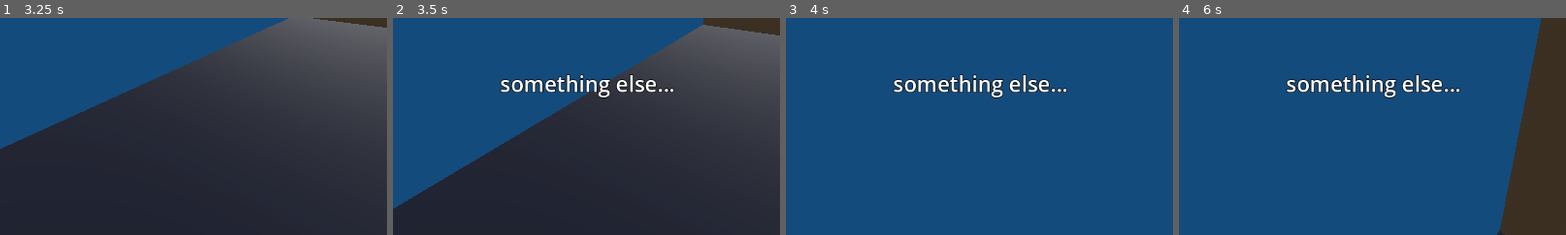
Above: before the commit, frames 1-4 (left to right).
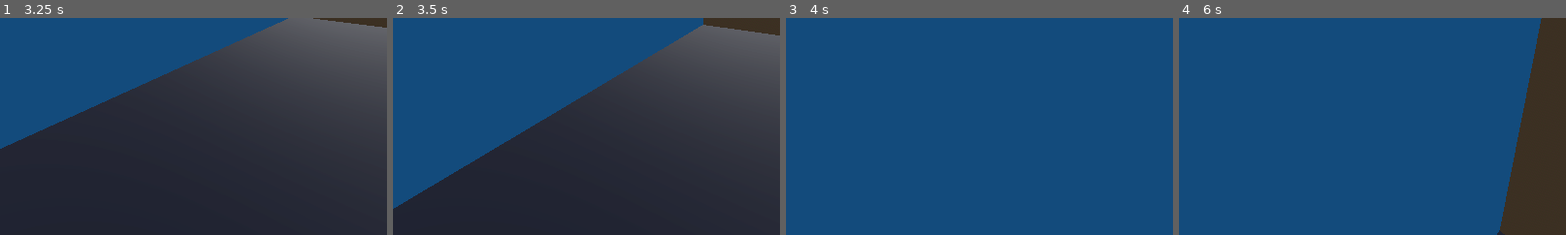
Above: after the commit, the same moments.

Repository: moriartyjk/nova_horizons
Game: Godot game, scene res://scenes/menus/main_menu.tscn
The game is run twice, just before and just after one commit, with the same random seed, the same clock (stepped at 60 frames per second) and the same inputs.
Inputs (mouse positions are % of the whole screen's width and height, from its top left):
- Up to frame 1 (3.25 s): click "Play" at 0.5 s; tap Enter (ui_accept) at 1.25, 1.52, 2.27 s; move the mouse to (72, 45) at 1.27 s; hold D (move_right) 1.28-2.03 s; click (72, 45) at 1.42 s; move the mouse to (45, 50) at 2.02 s; hold W (move_forward) from 2.03 s (still down); move the mouse to (52, 48) at 2.77 s
- Up to frame 2 (3.5 s): keep holding W (move_forward)
- Up to frame 3 (4 s): keep holding W (move_forward); move the mouse to (49, 52) at 3.52 s; tap Enter (ui_accept) at 3.77 s
- Up to frame 4 (6 s): keep holding W (move_forward); move the mouse to (57, 51) at 4.27 s; tap Enter (ui_accept) at 4.52, 5.27 s; move the mouse to (42, 49) at 5.02 s; move the mouse to (51, 50) at 5.77 s
The pictures show only the part of the screen within x 25-75%, y 50-100%; the shares and areas given below are measured in that part.

Frame 1 is identical in both runs. In frame 2, 1.9% of the frame differs, in the area x 27-73%, y 25-38%; in frame 3, 2.1%; in frame 4, 2.1%.

Commit message:
created Interactable class to divy out the types of interactable objects in the game

Diff:
--- a/interact/interact_ray.gd
+++ b/interact/interact_ray.gd
@@ -6,4 +6,7 @@
 	prompt.text = ""
 
 	if is_colliding():
-		prompt.text = "something else..."
+		var collider = get_collider()
+
+		if collider is Interactable:
+			prompt.text = collider.prompt_message
--- /dev/null
+++ b/interact/interactable.gd
@@ -0,0 +1,4 @@
+extends CollisionObject3D
+class_name Interactable
+
+@export var prompt_message = "Interact"
